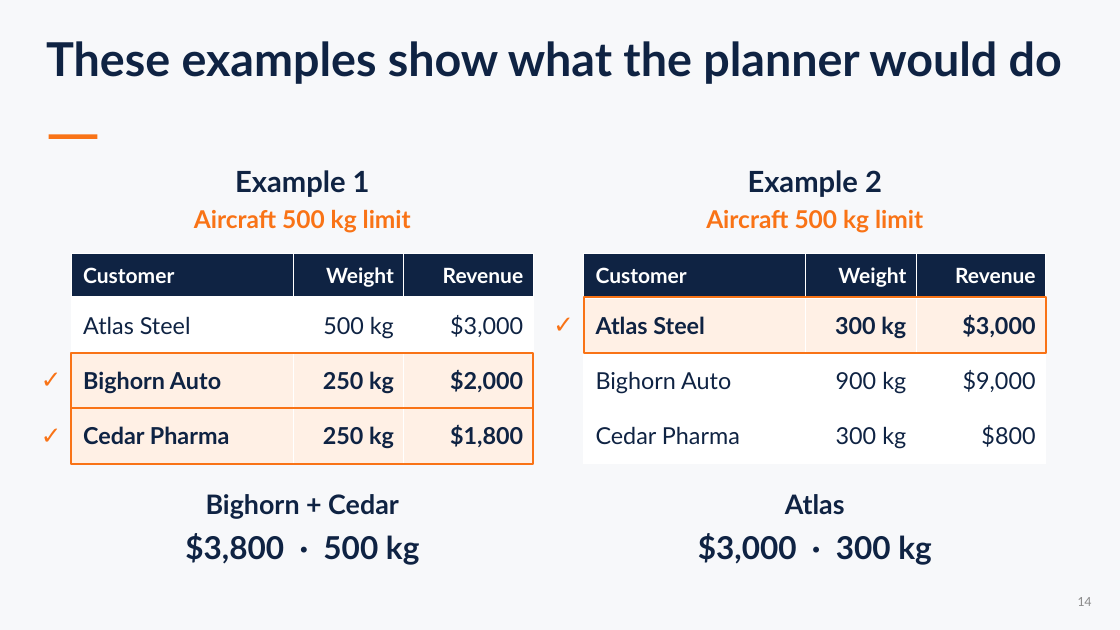
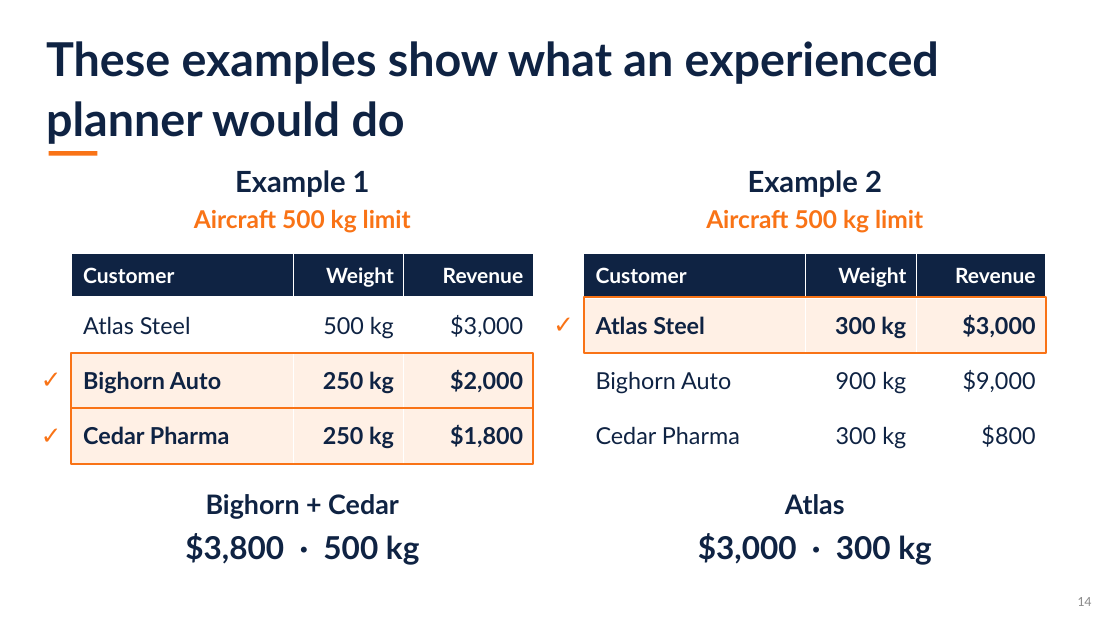
Before and after one commit to sefop/sefop-training-hub, a slide deck: slide 14 of workshops/2026-11-06-cal_poly/sefop-cal-poly.pptx. Drawn at 1120x630 pixels with LibreOffice and Linux fonts; fonts in the diff are those of the drawing. Boxes give left, top, right and bottom in pixels: in the first picture for what was removed or moved away, otherwise in the second. Text is boxed around its words. In the diff, an @@ line names an element or a change of style, - is before the commit and + after.

```diff
--- a/workshops/2026-11-06-cal_poly/sefop-cal-poly.pptx
+++ b/workshops/2026-11-06-cal_poly/sefop-cal-poly.pptx
@@ background #F7F8FA to #FFFFFF @@
@@ text at [46,41,939,144]: text changed @@
-These examples show what the planner would do
+These examples show what an experienced planner would do
@@ rectangle: place and size @@
-rectangle at [49,134,97,139]
+rectangle at [49,151,97,156]
```
Also in this commit, not shown: 15 other slides changed, 8 slides added, 1 slide removed, 2 other files.
